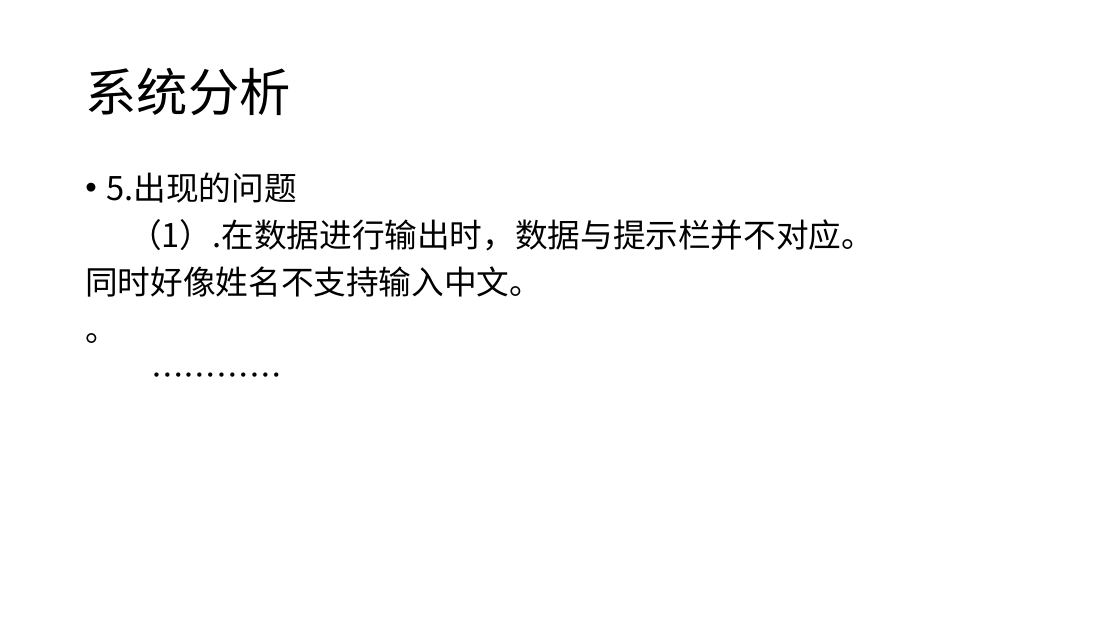
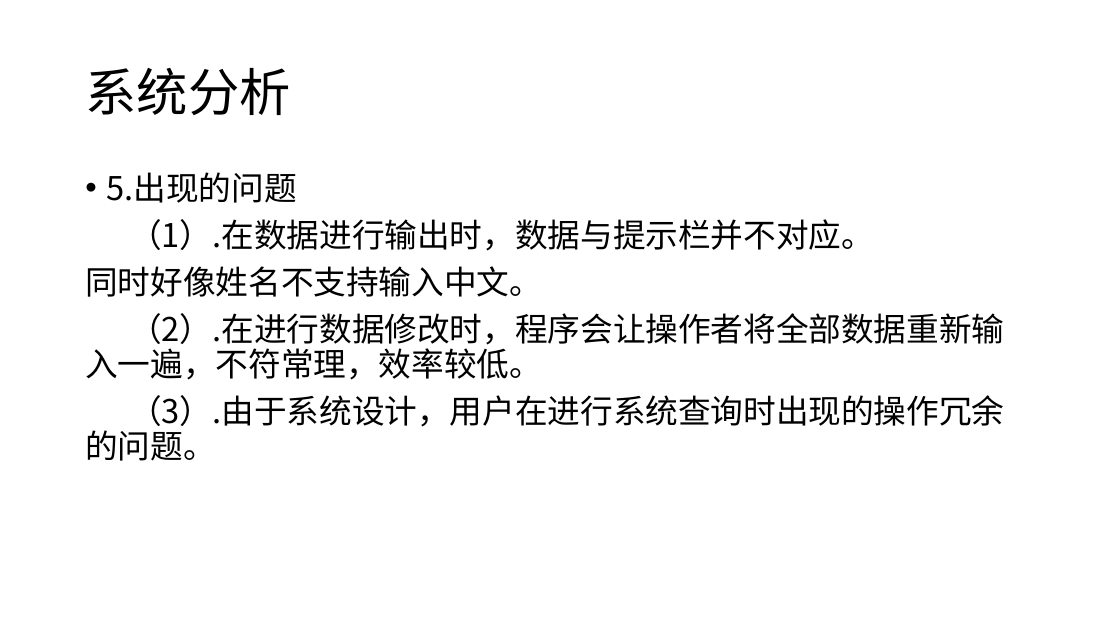
Before and after one commit to moriartyscat/--git, a slide deck: slide 19 of C语言期末作业.pptx. Drawn at 1120x630 pixels with LibreOffice and Linux fonts; fonts in the diff are those of the drawing; background and template pictures are left out. Boxes give left, top, right and bottom in pixels: in the first picture for what was removed or moved away, otherwise in the second. Text is boxed around its words. In the diff, an @@ line names an element or a change of style, - is before the commit and + after.

```diff
--- a/C语言期末作业.pptx
+++ b/C语言期末作业.pptx
@@ text at [85, 313, 1004, 461]: text changed @@
-。
-…………
+（2）.在进行数据修改时，程序会让操作者将全部数据重新输入一遍，不符常理，效率较低。
+（3）.由于系统设计，用户在进行系统查询时出现的操作冗余的问题。
```
Also in this commit, not shown: 2 other slides changed, 4 slides added, 1 slide removed, 1 other file.
